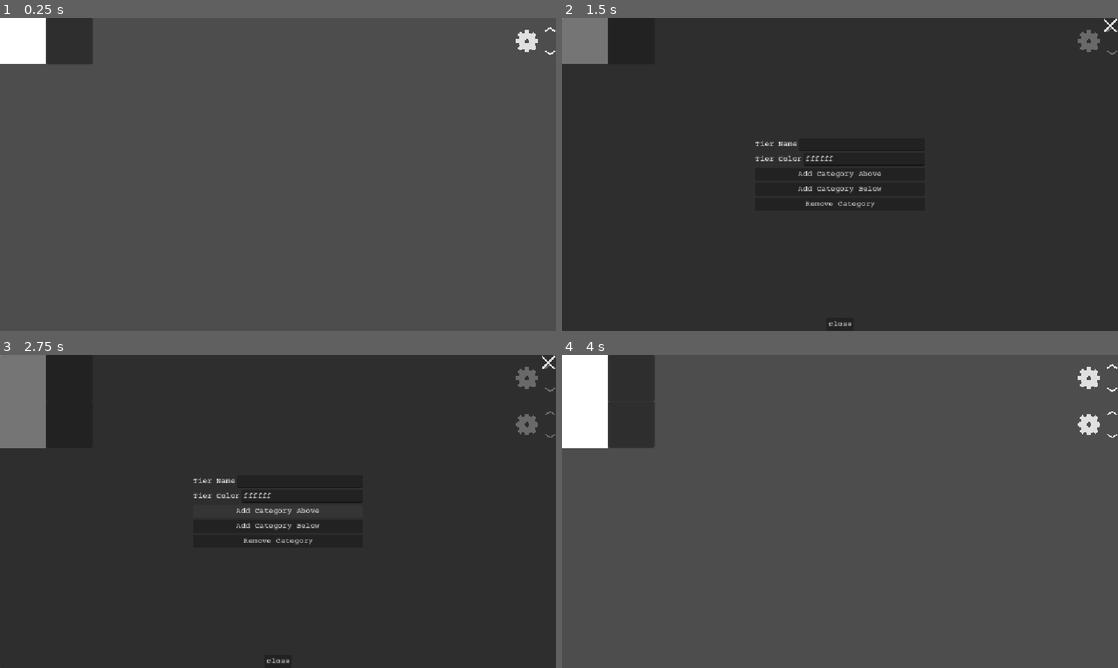
Above: before the commit, frames 1-4 (two rows, left to right).
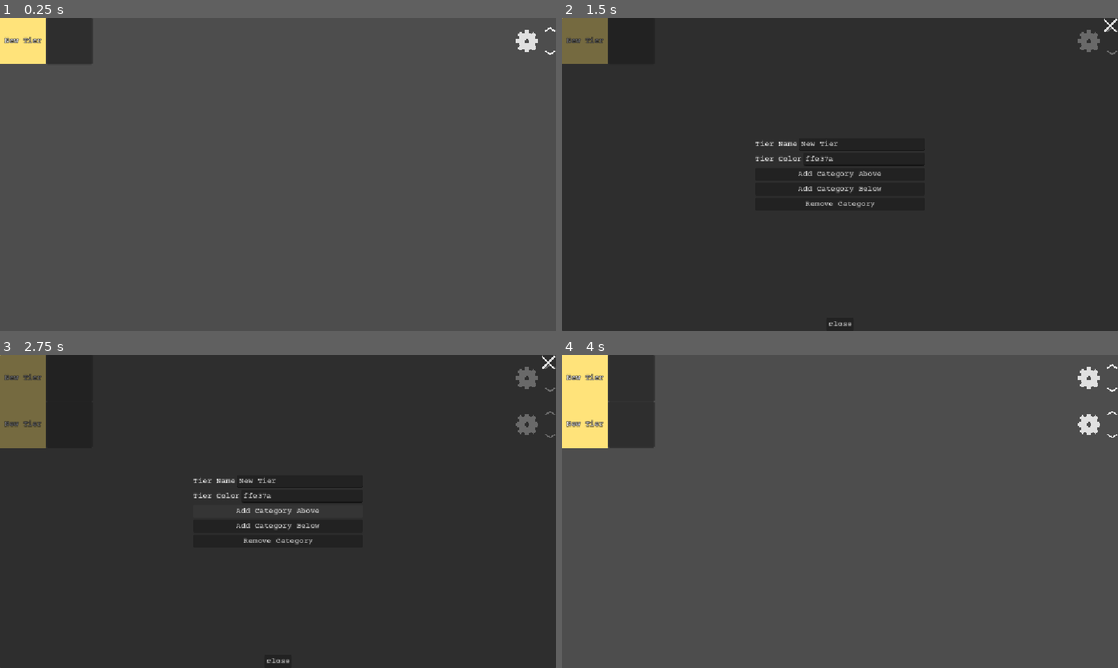
Above: after the commit, the same moments.

Repository: White-Dove-Gamedev/Tier-Creator
Game: Godot game, scene res://TierCreator/tier_list.tscn
Same seed, same stepped clock (60 frames per second), same inputs: the game is played once before the commit and once after it. The project has no main scene, so this scene is started directly.
Inputs (mouse positions are in pixels of both pictures, inside the frame that each line leads up to):
- Up to frame 1 (0.25 s): no input
- Up to frame 2 (1.5 s): tap Enter at 0.5 s; move the mouse to (812, 237) at 0.52 s; press the mouse at (812, 237) at 0.53 s; release the mouse at (812, 237) at 1.25 s; click (1090, 39) at 1.25 s
- Up to frame 3 (2.75 s): click "Add Category Above" at 2 s
- Up to frame 4 (4 s): click "Add Category Below" at 2.75 s; click "Remove Category" at 3.5 s

The runs differ from the first frame. In frame 1, 1.2% of the frame differs, in the area x 0-9%, y 0-15%; in frame 2, 1.3%; in frame 3, 2.5%, in the area x 0-50%, y 0-46%; in frame 4, 2.5%.

Commit message:
Change TierName defaults

Diff:
--- a/TierCreator/tier_name.gd
+++ b/TierCreator/tier_name.gd
@@ -20,6 +20,7 @@
 	background_color_rect.custom_minimum_size = Vector2(Utils.MIN_SIZE_X, Utils.MIN_SIZE_Y)
 	background_color_rect.custom_maximum_size = Vector2(Utils.MAX_SIZE_X, -1.0)
 	background_color_rect.size = tier_label.size
+	background_color_rect.color = Color.html("ffe37a")
 
 
 func set_label() -> void:
@@ -30,3 +31,4 @@
 	tier_label.horizontal_alignment = HORIZONTAL_ALIGNMENT_CENTER
 	tier_label.vertical_alignment = VERTICAL_ALIGNMENT_CENTER
 	tier_label.autowrap_mode = TextServer.AUTOWRAP_WORD_SMART
+	tier_label.text = "New Tier"
--- a/TierCreator/tier_name.tscn
+++ b/TierCreator/tier_name.tscn
@@ -15,6 +15,7 @@
 custom_maximum_size = Vector2(96, -1)
 layout_mode = 2
 size_flags_vertical = 3
+color = Color(1, 0.8901961, 0.47843137, 1)
 
 [node name="TierLabel" type="Label" parent="." unique_id=345082314]
 unique_name_in_owner = true
@@ -23,6 +24,7 @@
 layout_mode = 2
 theme_override_constants/line_spacing = 0
 theme_override_constants/outline_size = 4
+text = "New Tier"
 horizontal_alignment = 1
 vertical_alignment = 1
 autowrap_mode = 3
Not shown, changed: CHANGELOG.md
